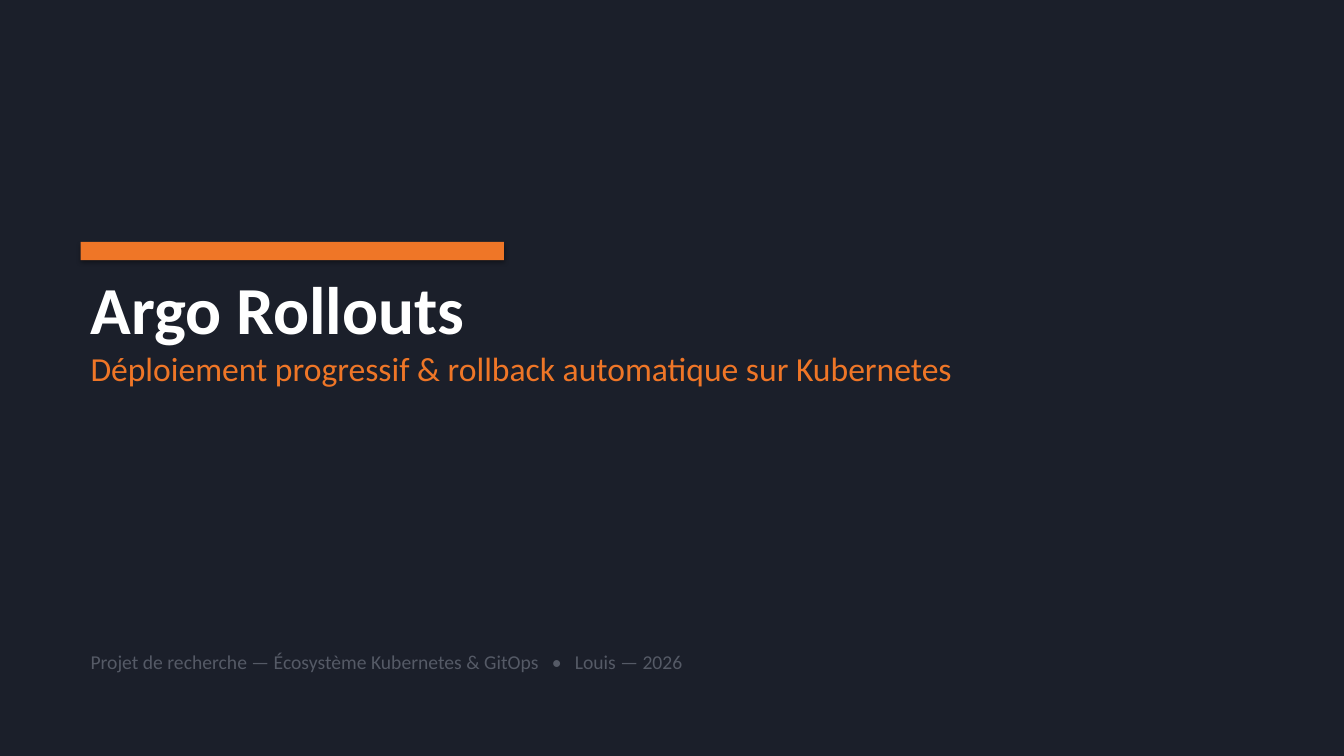
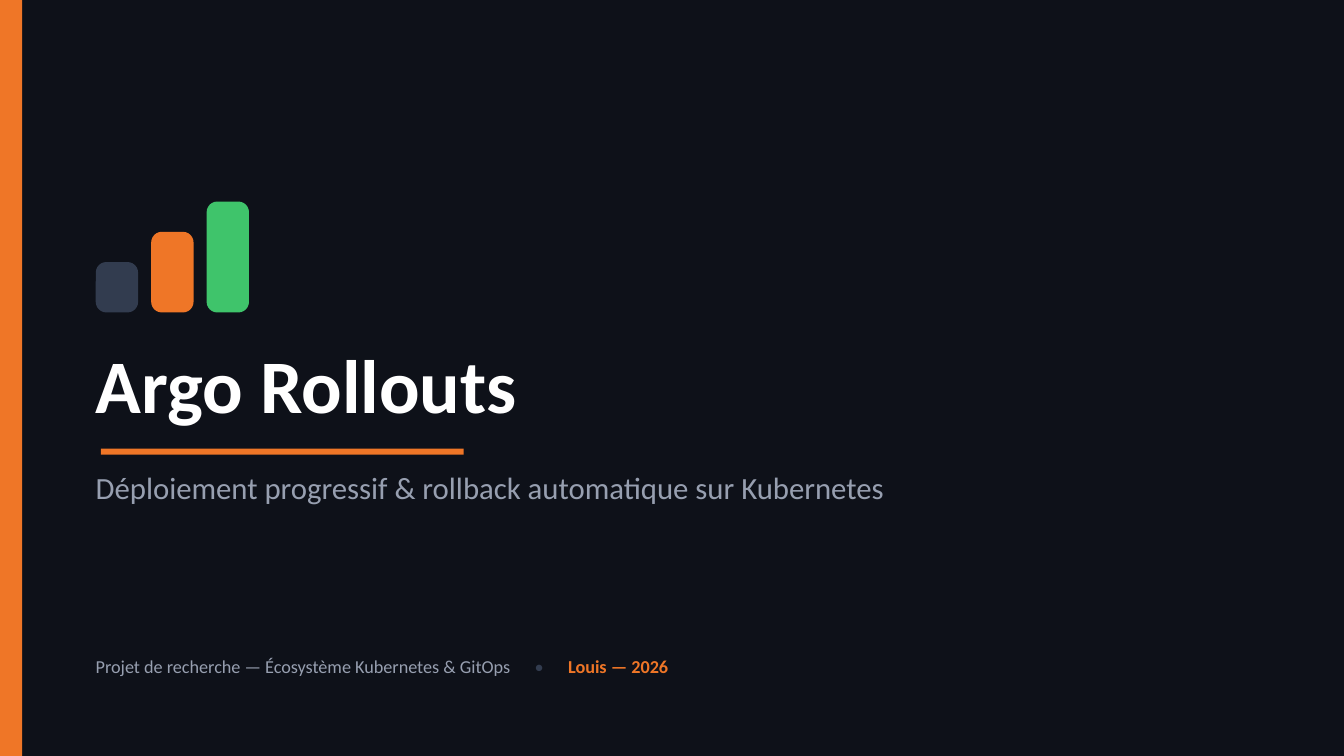
Before and after one commit to Louis-JB/argo-rollouts-demo, a slide deck: slide 1 of slides/argo-rollouts.pptx. Drawn at 1344x756 pixels with LibreOffice and Linux fonts; fonts in the diff are those of the drawing. Boxes give left, top, right and bottom in pixels: in the first picture for what was removed or moved away, otherwise in the second. Text is boxed around its words. In the diff, an @@ line names an element or a change of style, - is before the commit and + after.

Commit message:
Refonte du PowerPoint : thème sombre élégant + capture réelle de l'UI
- Nouveau design (cartes, colonnes, code boxes, pieds de page, page de titre)
- 13 slides conformes (10-15) couvrant les 4 parties
- Capture navigateur réelle de l'UI rollouts-demo (Chromium headless)
- Images terminal colorisées des démos canary/rollback

```diff
--- a/slides/argo-rollouts.pptx
+++ b/slides/argo-rollouts.pptx
@@ background #1B1F2A to #0E1119 @@
@@ rectangle: place and size @@
-rectangle at [81,242,504,260]
+rectangle at [0,0,22,756]
@@ rectangle at [0,0,22,756]: shadow off @@
@@ rounded rectangle added at [207,202,249,313], fill #3FC46B @@
@@ rounded rectangle added at [151,232,194,313], fill #EF7627 @@
@@ rounded rectangle added at [96,262,138,313], fill #323C4F @@
@@ text at [91,287,465,346]: paragraph removed @@
-Argo Rollouts
@@ text added at [96,360,516,426], 54 pt, text #FFFFFF, bold @@
+Argo Rollouts
@@ rectangle added at [101,449,464,455], fill #EF7627 @@
@@ text "Déploiement progressif & rollback automatique ...": place and size @@
-text "Déploiement progressif & rollback automatique ..." at [91,287,952,387]
+text "Déploiement progressif & rollback automatique ..." at [96,477,883,504]
@@ text "Déploiement progressif & rollback automatique ..." at [96,477,883,504]: size 24 to 22 pt, text colour #EF7627 to #979FB0; more space between paragraphs @@
@@ text "Projet de recherche — Écosystème ..." at [96,658,668,676]: size 14 to 13 pt; text colour #555A66 to #979FB0 in "Projet de recherche — Écosystème Kubernetes & ..."; text colour #555A66 to #323C4F in "•"; text colour #555A66 to #EF7627, bold on in "Louis — 2026"; more space between paragraphs @@
```
Also in this commit, not shown: 11 other slides changed, 1 slide added, 3 slides removed, 3 other files.
